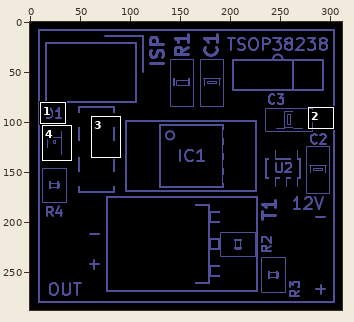
One commit to this sprite sheet: gerber_files/PNGs/LED-strip_PWM_IR-F_SilkS.gto.png. The first picture is a wide view before the edit; the outline marks the close-up.
Close-up. Before the edit:
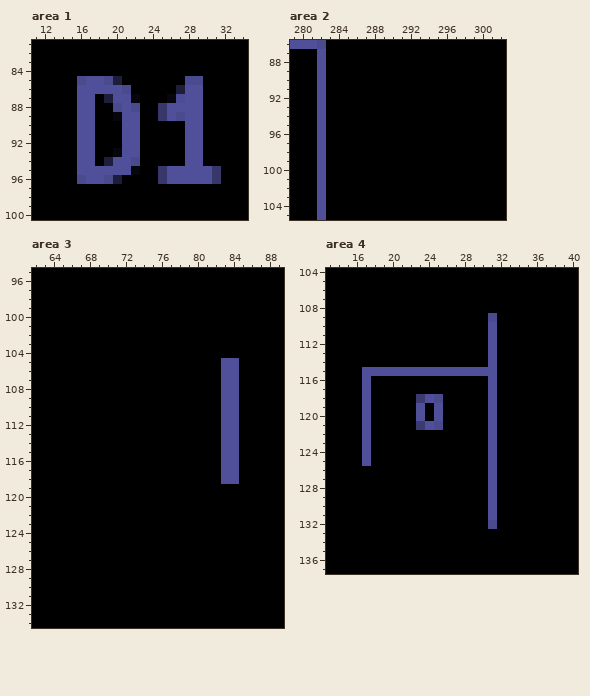
The file is 312x288 pixels. Colours within 5 levels of each other are drawn and written as one. Shown: area 1: x 11..34, y 81..100; area 2: x 279..302, y 86..105; area 3: x 62..89, y 95..134; area 4: x 13..40, y 104..137. The commit also changed other parts of the picture, which this record leaves out.
And afterwards:
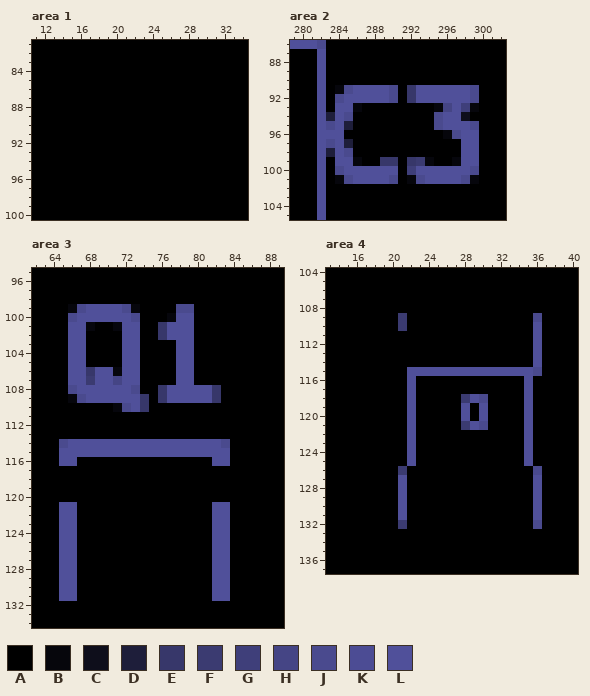
Palette (. is transparent): A #000000  B #06060c  C #0e0e1b  D #1e1e3a  E #37376a  F #3b3b71  G #3f3f7a  H #454585  J #4a4a8e  K #4c4c94  L #50509a
Difference:
Changed rows in their new state; - is an unchanged pixel.
Area 1:
first column x 16:
 85 AAAAA-------AA--
 86 AAAAAA-----AAA--
 87 AA-AAAA---AAAA--
 88 AA--AAA--AAAAA--
 89 AA--AAA--AAAAA--
 90 AA---AA-----AA--
 91 AA---AA-----AA--
 92 AA---AA-----AA--
 93 AA--AAA-----AA--
 94 AA-AAAA-----AA--
 95 AAAAAAA--AAAAAAA
 96 AAAAA----AAAAAAA
Area 2:
first column x 283:
 91 -BJLLLLJ-ELLLLLLJ
 92 -JLLLLLJ-ELLLLLLJ
 93 -LLB--------BHLGB
 94 DLJ---------JLLC-
 95 JLD---------JLLLJ
 96 LL-----------BJLL
 97 JLD------------LL
 98 DLJ------------LL
 99 -LLB--EE-EFB--BLL
100 -JLLLLLL-GLLLLLLJ
101 -BJLLLLJ-BJLLLLJB
Area 3:
first column x 65:
 99 -BJLLLLJB----JJ-----
100 -JLLLLLLJ---BLL-----
101 -LLB--BLL--ELLL-----
102 -LL----LL--ELLL-----
103 -LL----LL----LL-----
104 -LL----LL----LL-----
105 -LL----LL----LL---AA
106 -LLELLBLL----LL---AA
107 -LLFLLHLL----LL---AA
108 -JLLLLLLJ--ELLLLLEAA
109 -BJLLLLLLE-ELLLLLEAA
110 ------BJLE--------AA
111 ------------------AA
112 ------------------AA
113 ------------------AA
114 JLLLLLLLLLLLLLLLLLJA
115 LLLLLLLLLLLLLLLLLL-A
116 LL---------------L-A
117 ------------------AA
118 ------------------AA
121 LL---------------LL-
122 LL---------------LL-
123 LL---------------LL-
124 LL---------------LL-
125 LL---------------LL-
126 LL---------------LL-
127 LL---------------LL-
128 LL---------------LL-
129 LL---------------LL-
130 LL---------------LL-
131 LL---------------LL-
Area 4:
first column x 17:
109 ----F---------A----J
110 ----F---------A----L
111 --------------A----L
112 --------------A----L
113 --------------A----L
114 --------------A----L
115 AAAAA----------LLLLJ
116 A----L--------A---L-
117 A----L--------A---L-
118 A----LAAA--FLJA---L-
119 A----LA-A--L-LA---L-
120 A----LA-A--L-LA---L-
121 A----LAAA--FLJA---L-
122 A----L--------A---L-
123 A----L--------A---L-
124 A----L--------A---L-
125 A----L--------A---L-
126 ----F---------A----J
127 ----L---------A----L
128 ----L---------A----L
129 ----L---------A----L
130 ----L---------A----L
131 ----L---------A----L
132 ----F---------A----J
Boxes around the changes in both close-ups, in picture pixels (x1, y1, x2, y2):
changed: (77, 76, 221, 184)
changed: (326, 85, 479, 184)
changed: (59, 304, 239, 601)
changed: (362, 313, 542, 529)
